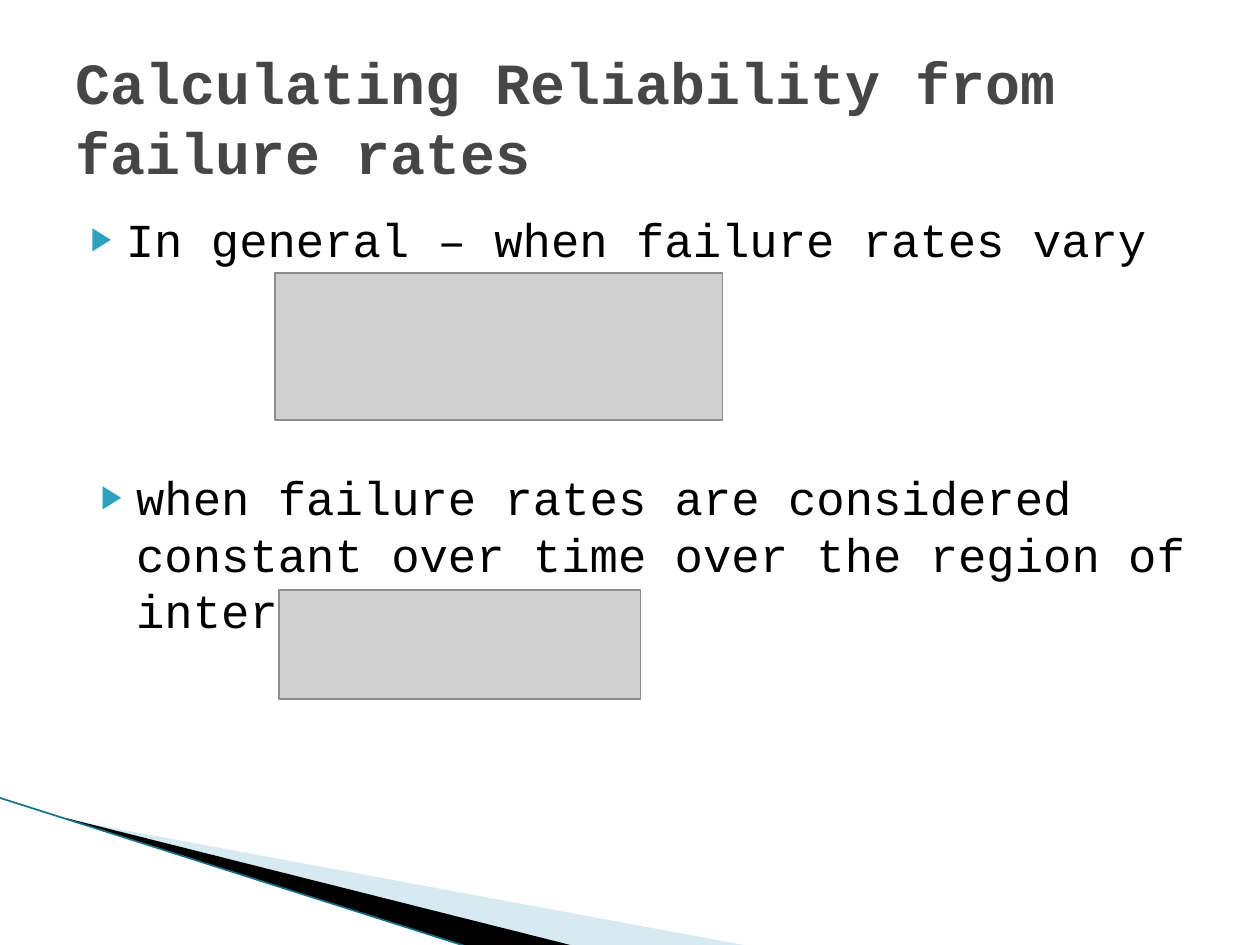
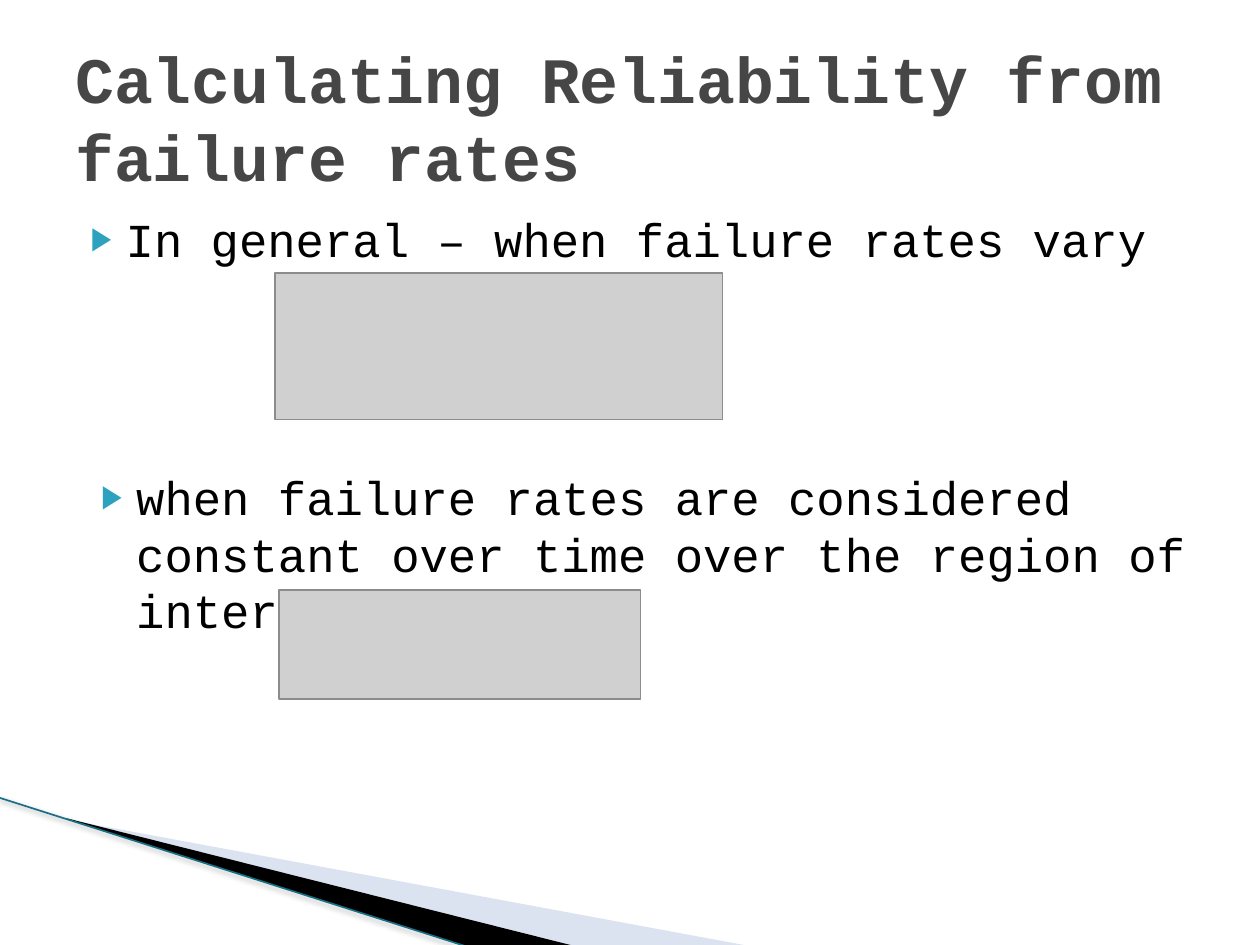
Before and after one commit to ctag/uah, a slide deck: slide 15 of cpe495/individual/hw05/EJ_Ch08_System_Reliability.pptx. Drawn at 1260x945 pixels with LibreOffice and Linux fonts; fonts in the diff are those of the drawing; grey boxes stand for pictures; background and template pictures are left out. Boxes give left, top, right and bottom in pixels: in the first picture for what was removed or moved away, otherwise in the second. Text is boxed around its words. In the diff, an @@ line names an element or a change of style, - is before the commit and + after.

```diff
--- a/cpe495/individual/hw05/EJ_Ch08_System_Reliability.pptx
+++ b/cpe495/individual/hw05/EJ_Ch08_System_Reliability.pptx
@@ text "Calculating Reliability from failure rates" at <box>75,57,1162,182</box>: size 33.3 to 37 pt @@
@@ freeform shape at <box>98,689,622,888</box>: fill #A0CBDC at 40% opacity to #A7B9DB at 40% opacity @@
@@ freeform shape at <box>0,798,517,914</box>: outline redrawn @@
@@ line (0, 798) - (467, 945): stroke #97C5D8 0.95 pt to #196F85 0.96 pt @@
```
Also in this commit, not shown: 27 other slides changed, 1 other file.
